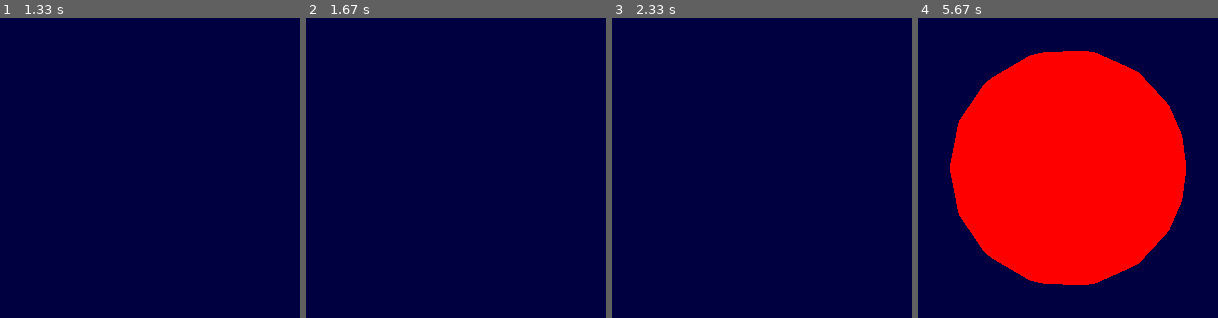
Above: before the commit, frames 1-4 (left to right).
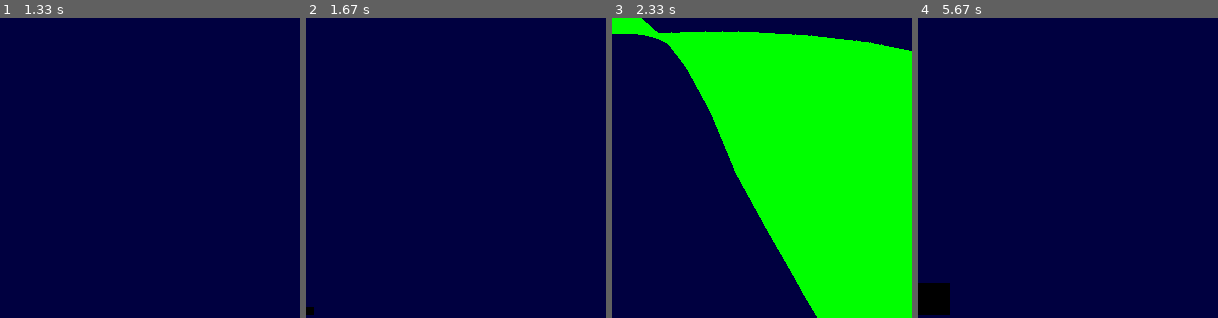
Above: after the commit, the same moments.

Repository: Distrotech/PyOpenGL
Game: pygame game, started from tests/test_core.py
The game is run twice, just before and just after one commit, with the same random seed, the same clock (stepped at 60 frames per second) and the same inputs. The source is Python 2; it was converted automatically to run under Python 3.
Inputs:
- Up to frame 1 (1.33 s): no input
- Up to frame 2 (1.67 s): no input
- Up to frame 3 (2.33 s): no input
- Up to frame 4 (5.67 s): no input

Frame 1 is identical in both runs. In frame 2, less than 0.1% of the frame differs, in the area x 0-3%, y 96-99%; in frame 3, 54%, in the area x 0-100%, y 0-100%; in frame 4, 49%.

Commit message:
Multiple tests from SF error reports added

Diff:
--- a/tests/test_core.py
+++ b/tests/test_core.py
@@ -4,11 +4,9 @@
 logging.basicConfig()
 
 try:
-	raise ImportError( )
 	from numpy import *
 except ImportError, err:
 	try:
-		raise ImportError( )
 		from Numeric import *
 	except ImportError, err:
 		array = None
@@ -786,6 +784,59 @@
 			assert not glShaderSource
 			assert not glUniform1f
 
+	def test_tess_collection( self ):
+		"""SF#2354596 tessellation combine results collected"""
+		def tessvertex(vertex_data, polygon_data):
+			polygon_data.append(vertex_data)
+
+		def tesscombine(coords, vertex_data, weight):
+			return (True,coords)	# generated vertices marked as True
+
+		def tessedge(flag):
+			pass	# dummy
+		collected=[]	# collect triangle vertices
+
+		# set up tessellator in CSG intersection mode
+		tess=gluNewTess()
+		gluTessProperty(tess, GLU_TESS_WINDING_RULE, GLU_TESS_WINDING_ABS_GEQ_TWO)
+		gluTessCallback(tess, GLU_TESS_VERTEX_DATA,  tessvertex)
+		gluTessCallback(tess, GLU_TESS_COMBINE,      tesscombine)
+		gluTessCallback(tess, GLU_TESS_EDGE_FLAG,    tessedge)	# no strips
+
+		gluTessBeginPolygon(tess, collected)
+
+		# First square
+		gluTessBeginContour(tess)
+		gluTessVertex(tess, [-1,0,-1], (False,[-1,0,-1]))
+		gluTessVertex(tess, [ 1,0,-1], (False,[ 1,0,-1]))
+		gluTessVertex(tess, [ 1,0, 1], (False,[ 1,0, 1]))
+		gluTessVertex(tess, [-1,0, 1], (False,[-1,0, 1]))
+		gluTessEndContour(tess)
+
+		# Second square, intersects with first
+		gluTessBeginContour(tess)
+		gluTessVertex(tess, [0.5,0,-0.5], (False,[0.5,0,-0.5]))
+		gluTessVertex(tess, [1.5,0,-0.5], (False,[1.5,0,-0.5]))
+		gluTessVertex(tess, [1.5,0, 0.5], (False,[1.5,0, 0.5]))
+		gluTessVertex(tess, [0.5,0, 0.5], (False,[0.5,0, 0.5]))
+		gluTessEndContour(tess)
+
+		gluTessEndPolygon(tess)
+
+		# Show collected triangle vertices :-
+		# Original input vertices are marked as False.
+		# Vertices generated in combine callback are marked as True.
+		assert collected
+
+	def test_get_boolean_bitmap( self ):
+		# should not raise error
+		value = glGetBoolean(GL_TEXTURE_2D)
+	if array:
+		def test_draw_bitmap_pixels( self ):
+			"""SF#2152623 Drawing pixels as bitmaps (bits)"""
+			pixels = array([0,0,0,0,0,0,0,0],'B')
+			glDrawPixels( 8,8, GL_COLOR_INDEX, GL_BITMAP, pixels )
+
 if __name__ == "__main__":
 	unittest.main()
 	pygame.display.quit()
